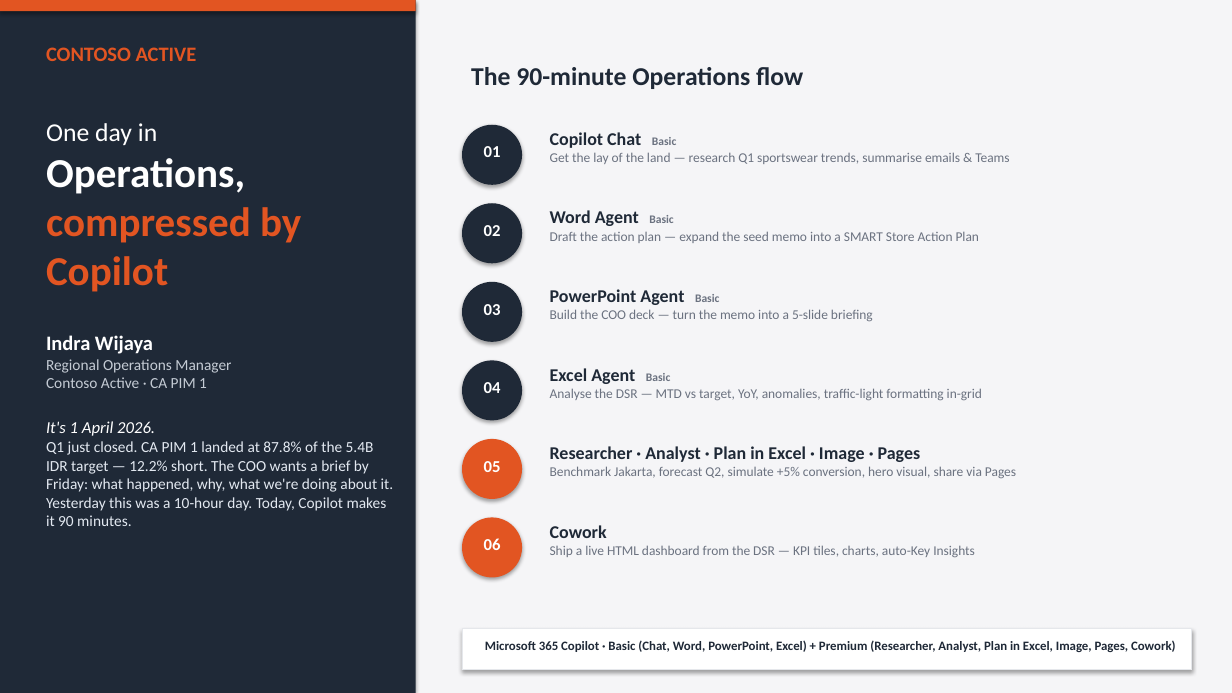
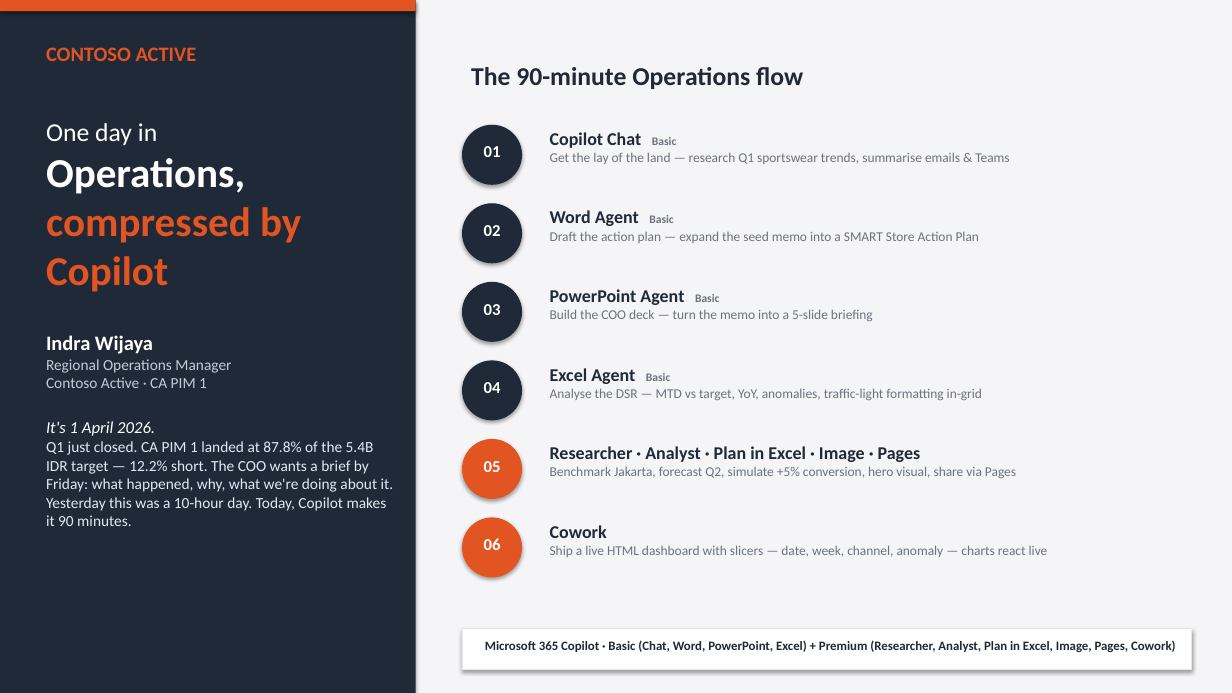
Before and after one commit to steffiyappy/contoso-active-copilot-immersion, a slide deck: slide 1 of files/Contoso_Active_Story.pptx. Drawn at 1232x693 pixels with LibreOffice and Linux fonts; fonts in the diff are those of the drawing. Boxes give left, top, right and bottom in pixels: in the first picture for what was removed or moved away, otherwise in the second. Text is boxed around its words. In the diff, an @@ line names an element or a change of style, - is before the commit and + after.

```diff
--- a/files/Contoso_Active_Story.pptx
+++ b/files/Contoso_Active_Story.pptx
@@ text at bbox=[550, 545, 1048, 557]: text changed @@
-Ship a live HTML dashboard from the DSR — KPI tiles, charts, auto-Key Insights
+Ship a live HTML dashboard with slicers — date, week, channel, anomaly — charts react live
```
Also in this commit, not shown: 1 other file.
